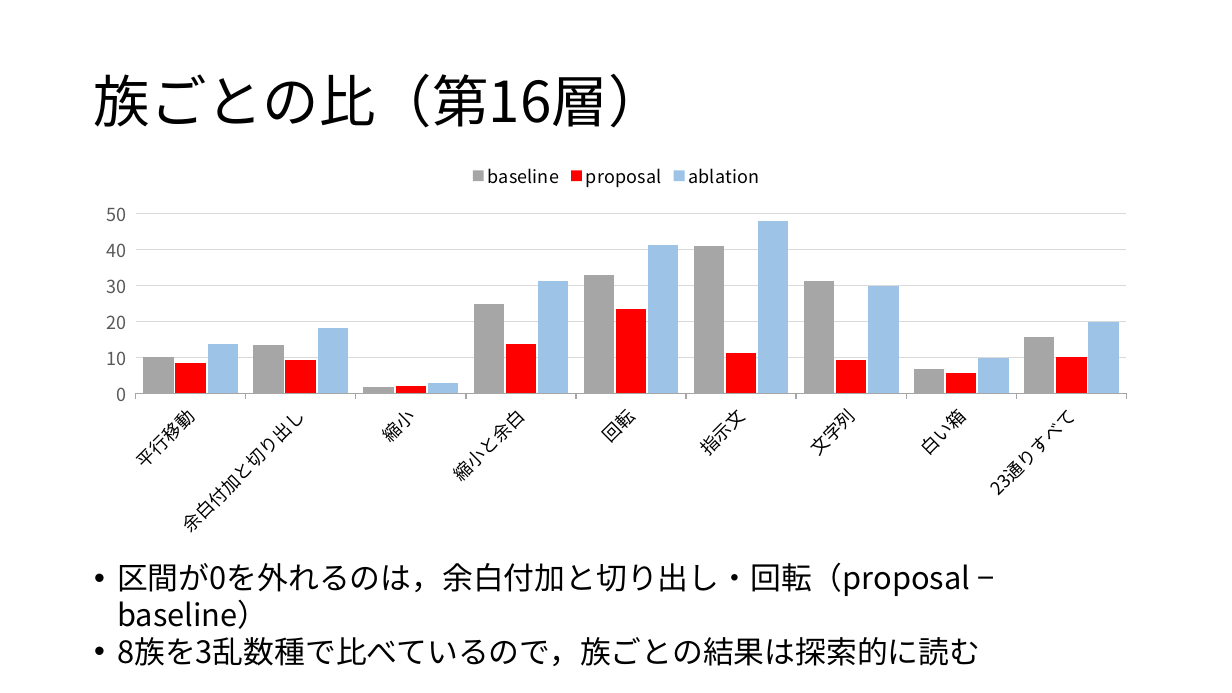
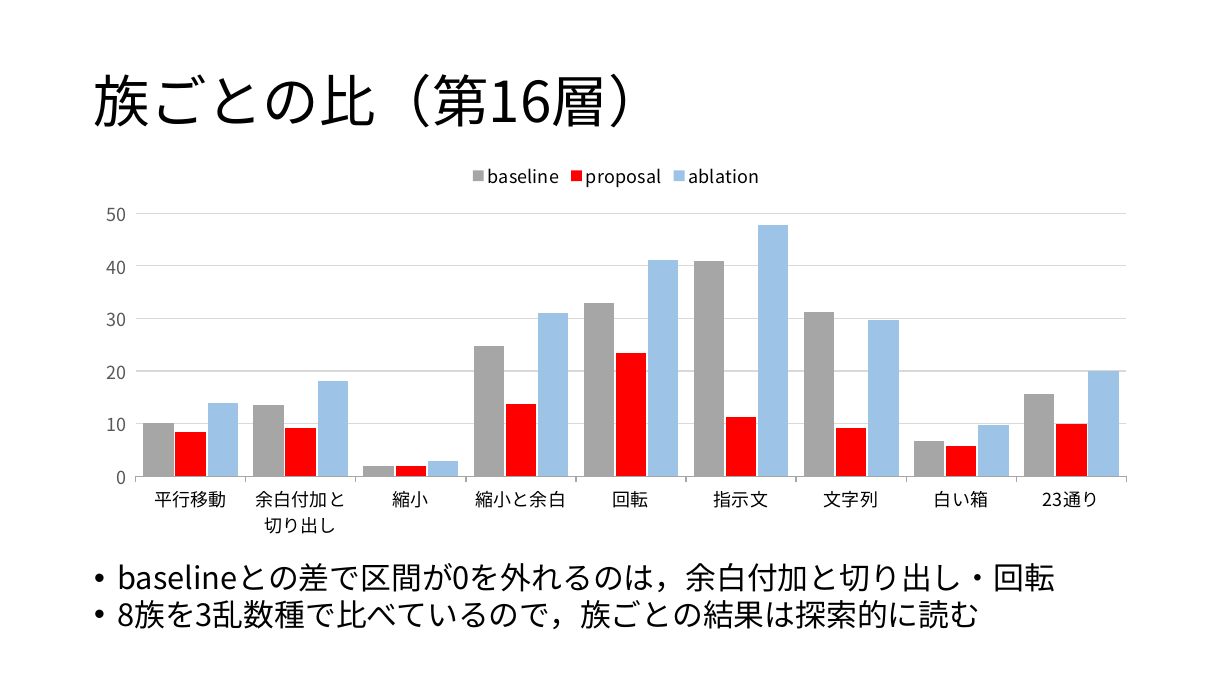
Before and after one commit to tomoking2004/cotar, a slide deck: slide 10 of presentations/20261030_進捗報告.pptx. Drawn at 1232x693 pixels with LibreOffice and Linux fonts; fonts in the diff are those of the drawing. Boxes give left, top, right and bottom in pixels: in the first picture for what was removed or moved away, otherwise in the second. Text is boxed around its words. In the diff, an @@ line names an element or a change of style, - is before the commit and + after.

```diff
--- a/presentations/20261030_進捗報告.pptx
+++ b/presentations/20261030_進捗報告.pptx
@@ column chart at (85,152,1148,545) @@
-categories: 平行移動, 余白付加と切り出し, 縮小, 縮小と余白, 回転, 指示文, 文字列, 白い箱, 23通りすべて
+categories: 平行移動, 余白付加と切り出し, 縮小, 縮小と余白, 回転, 指示文, 文字列, 白い箱, 23通り
@@ text at (117,563,1055,592): text changed @@
-• 区間が0を外れるのは，余白付加と切り出し・回転（proposal − baseline）
+• baselineとの差で区間が0を外れるのは，余白付加と切り出し・回転
```
Also in this commit, not shown: 5 other slides changed, 1 other file.
